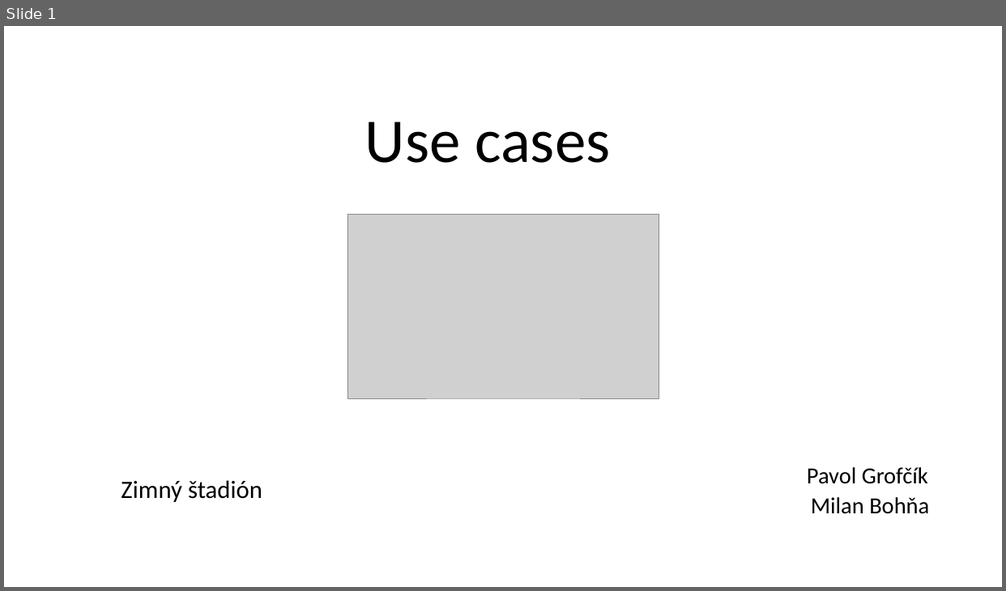
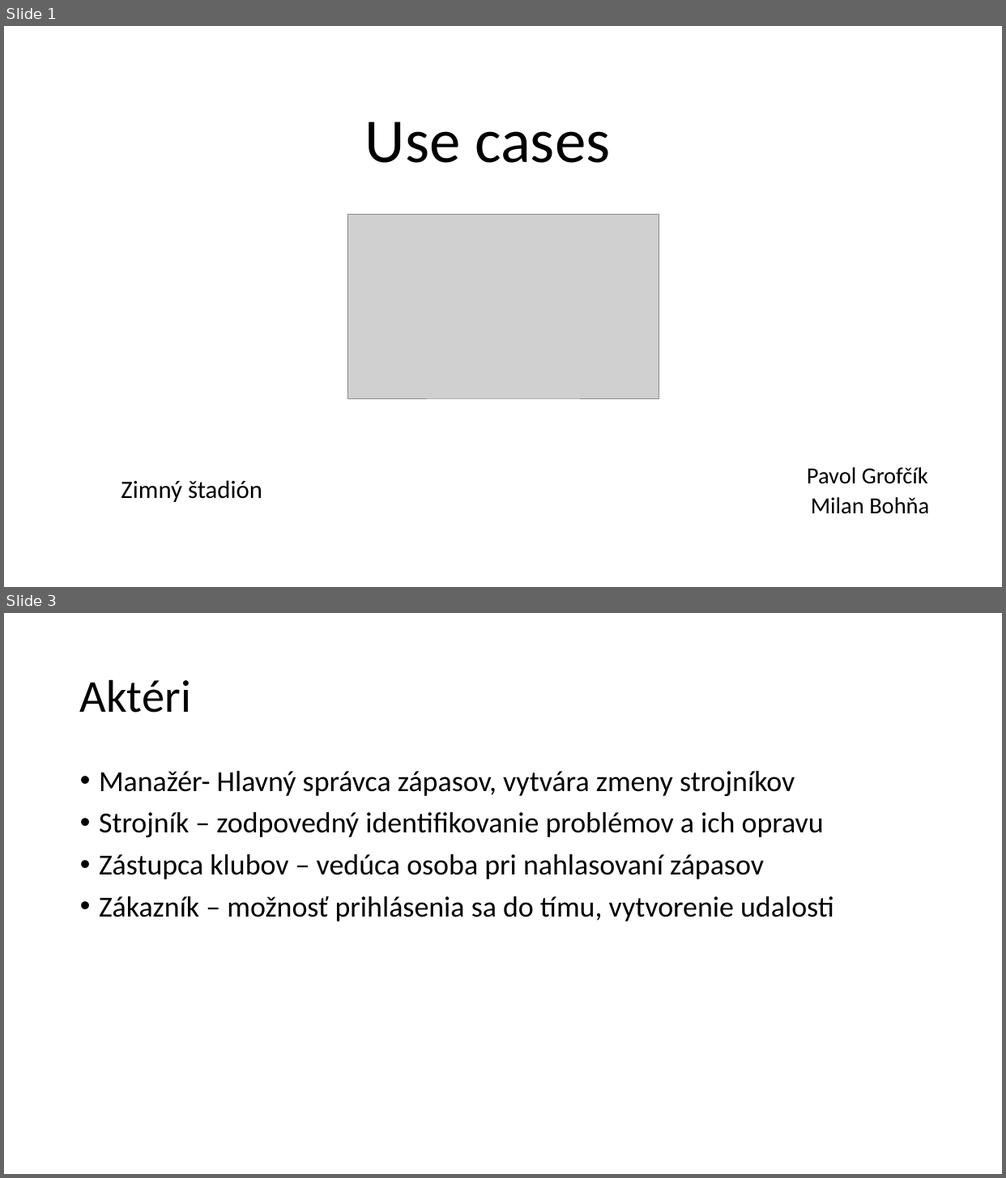
Before and after one commit to PavolGrofcik/PSI, a slide deck: Exercises/PPT 5.pptx. Shown one above the other, each under a label of ours: slide 1 before the commit, slides 1 and 3 after it; the slides between them are not shown. The pictures are 1006x591 and 1006x1178 pixels, drawn with LibreOffice and Linux fonts; fonts in the diff are those of the drawing; grey boxes stand for pictures. Boxes give left, top, right and bottom in pixels: in the first picture for what was removed or moved away, otherwise in the second. Text is boxed around its words. In the diff, an @@ line names an element or a change of style, - is before the commit and + after.

```diff
--- a/Exercises/PPT 5.pptx
+++ b/Exercises/PPT 5.pptx
@@ slide 3 added at (4, 613, 1002, 1174), background #FFFFFF @@
@@ title added at (80, 679, 191, 713), 44 pt, text #000000 @@
+Aktéri
@@ text added at (99, 771, 834, 922), 28 pt, text #000000 @@
+• Manažér- Hlavný správca zápasov, vytvára zmeny strojníkov
+• Strojník – zodpovedný identifikovanie problémov a ich opravu
+• Zástupca klubov – vedúca osoba pri nahlasovaní zápasov
+• Zákazník – možnosť prihlásenia sa do tímu, vytvorenie udalosti
```
Also in this commit, not shown: 3 other slides added, 2 slides removed, 2 other files.
